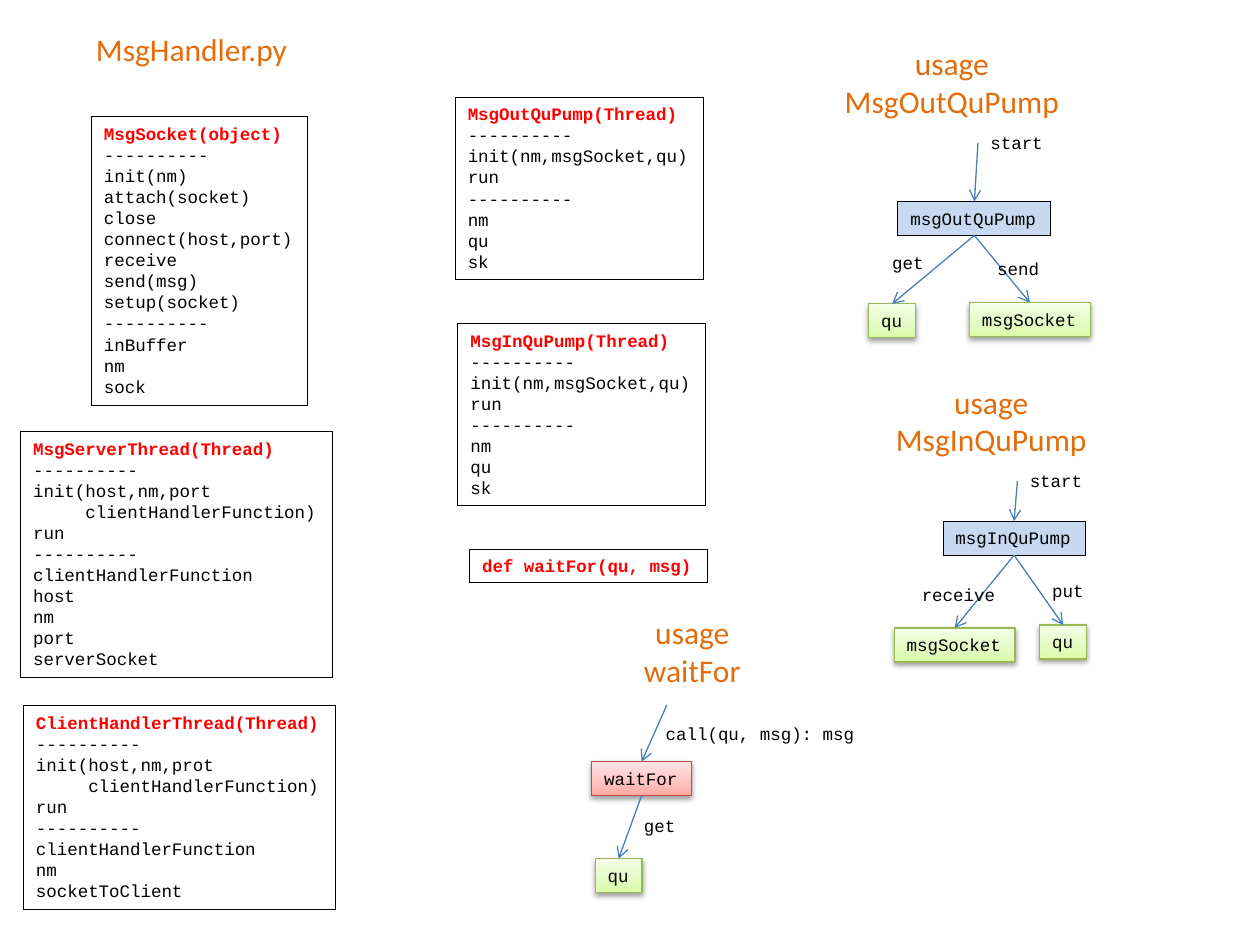
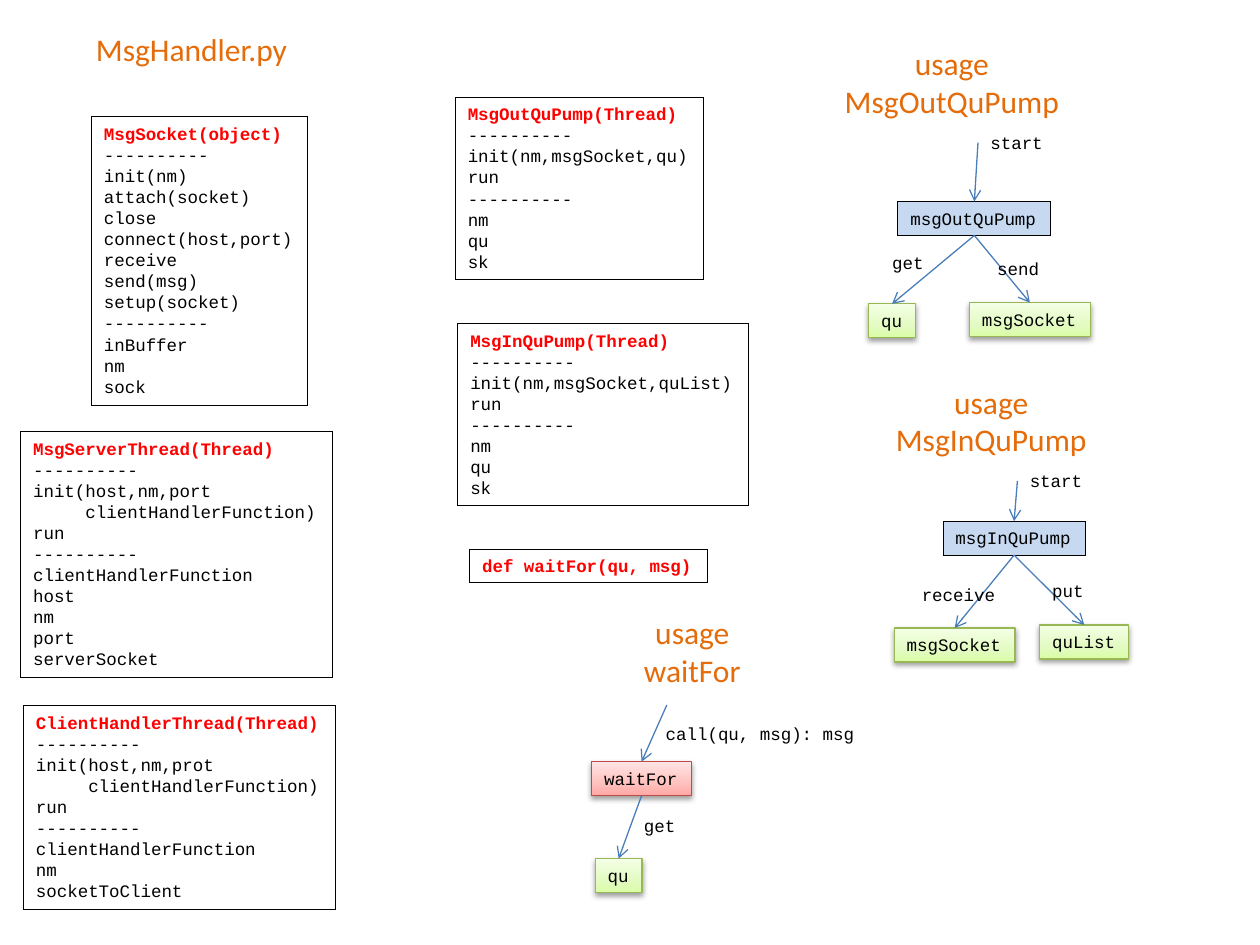
Before and after one commit to mlozborne/motin, a slide deck: slide 5 of Scripting/ScriptingDocumenation/DesignDiagrams.pptx. Drawn at 1260x945 pixels with LibreOffice and Linux fonts; fonts in the diff are those of the drawing. Boxes give left, top, right and bottom in pixels: in the first picture for what was removed or moved away, otherwise in the second. Text is boxed around its words. In the diff, an @@ line names an element or a change of style, - is before the commit and + after.

```diff
--- a/Scripting/ScriptingDocumenation/DesignDiagrams.pptx
+++ b/Scripting/ScriptingDocumenation/DesignDiagrams.pptx
@@ rectangle "MsgInQuPump(Thread)": place and size @@
-rectangle "MsgInQuPump(Thread)" at box(457, 324, 706, 507)
+rectangle "MsgInQuPump(Thread)" at box(457, 324, 748, 507)
@@ text in rectangle at box(470, 377, 732, 393): text changed @@
-init(nm,msgSocket,qu)
+init(nm,msgSocket,quList)
@@ arrow moved from (1014, 556) - (1063, 625) to (1014, 556) - (1085, 625) @@
@@ rectangle "quList": place and size @@
-rectangle "quList" at box(1040, 625, 1086, 659)
+rectangle "quList" at box(1040, 625, 1129, 659)
@@ text in rectangle at box(1052, 636, 1115, 652): text changed @@
-qu
+quList
```
Also in this commit, not shown: 3 other slides changed, 8 other files.
